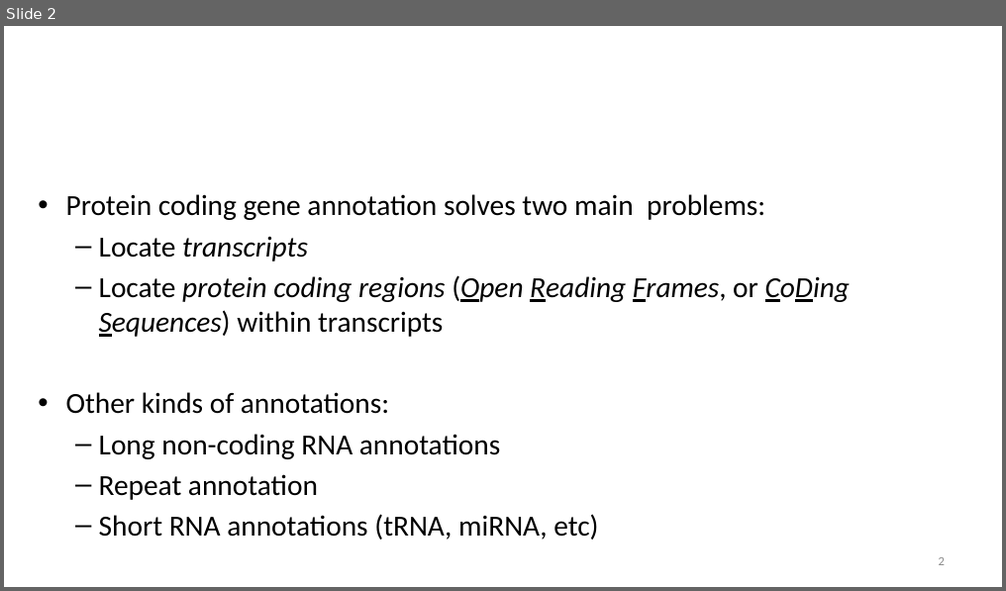
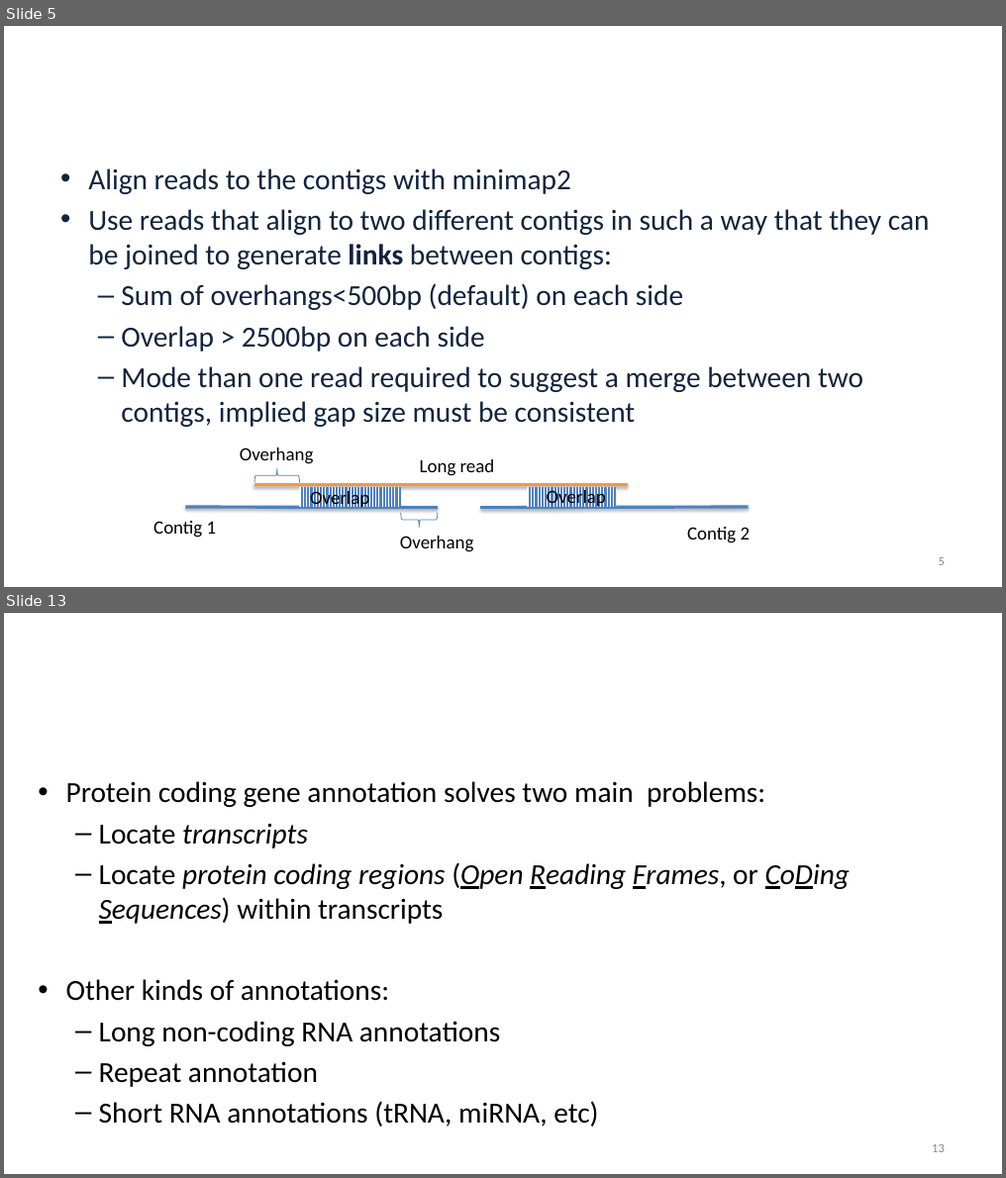
Before and after one commit to alekseyzimin/BME-Algorithms-for-Analysis-of-Genomic-Data, a slide deck: Lectures/Week 13 -- Genome Annotation Variant Calling Pan-genomes.pptx. Shown one above the other, each under a label of ours: slide 2 before the commit, slides 5 and 13 after it; the slides between them are not shown. The pictures are 1006x591 and 1006x1178 pixels, drawn with LibreOffice and Linux fonts; fonts in the diff are those of the drawing; background and template pictures are left out. Boxes give left, top, right and bottom in pixels: in the first picture for what was removed or moved away, otherwise in the second. Text is boxed around its words. In the diff, an @@ line names an element or a change of style, - is before the commit and + after.

```diff
--- a/Lectures/Week 13 -- Genome Annotation Variant Calling Pan-genomes.pptx
+++ b/Lectures/Week 13 -- Genome Annotation Variant Calling Pan-genomes.pptx
@@ slide 5 added at (4, 26, 1002, 587), background picture (left out) @@
@@ title added at (53, 81, 951, 119), 32.4 pt, text #FFFFFF @@
+The SAMBA algorithm: links
@@ text added at (88, 169, 930, 427), 28 pt, text #0F243E @@
+• Align reads to the contigs with minimap2
+• Use reads that align to two different contigs in such a way that they can be joined to generate links between contigs:
+  – Sum of overhangs<500bp (default) on each side
+  – Overlap > 2500bp on each side
+  – Mode than one read required to suggest a merge between two contigs, implied gap size must be consistent
@@ text added at (240, 448, 314, 465), 18 pt, text #000000 @@
+Overhang
@@ left brace added at (254, 469, 299, 483), outline #4B7EBC 0.75 pt @@
@@ text added at (420, 460, 495, 476), 18 pt, text #000000 @@
+Long read
@@ line added from (254, 485) to (628, 485), #F79646 3 pt @@
@@ rectangle added at (300, 488, 401, 507), fill pattern #4F81BD on #FFFFFF @@
@@ text added at (310, 488, 369, 507), 18 pt, text #000000 @@
+Overlap
@@ rectangle added at (528, 488, 617, 507), fill pattern #4F81BD on #FFFFFF @@
@@ text added at (547, 488, 606, 507), 18 pt, text #000000 @@
+Overlap
@@ text added at (153, 521, 217, 538), 18 pt, text #000000 @@
+Contig 1
@@ line added from (186, 507) to (438, 508), #4F81BD 3 pt @@
@@ left brace added at (401, 513, 438, 528), outline #4B7EBC 0.75 pt @@
@@ line added from (480, 508) to (748, 507), #4F81BD 3 pt @@
@@ text added at (687, 527, 750, 544), 18 pt, text #000000 @@
+Contig 2
@@ text added at (400, 536, 474, 553), 18 pt, text #000000 @@
+Overhang
@@ page number added at (939, 558, 944, 566), 12 pt, text #8C8C8C @@
+5
@@ what was slide 2 is now slide 13 @@
@@ page number at (932, 1145, 944, 1153): text changed @@
-2
+13
```
Also in this commit, not shown: 10 slides changed, 10 other slides added, 1 other file.
